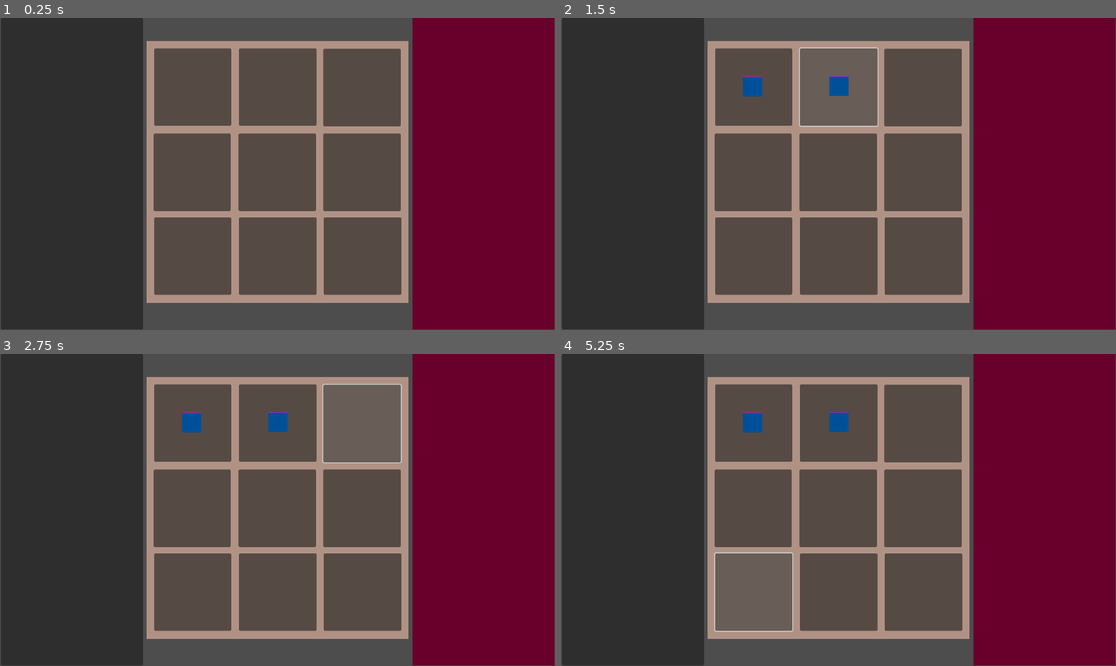
Above: before the commit, frames 1-4 (two rows, left to right).
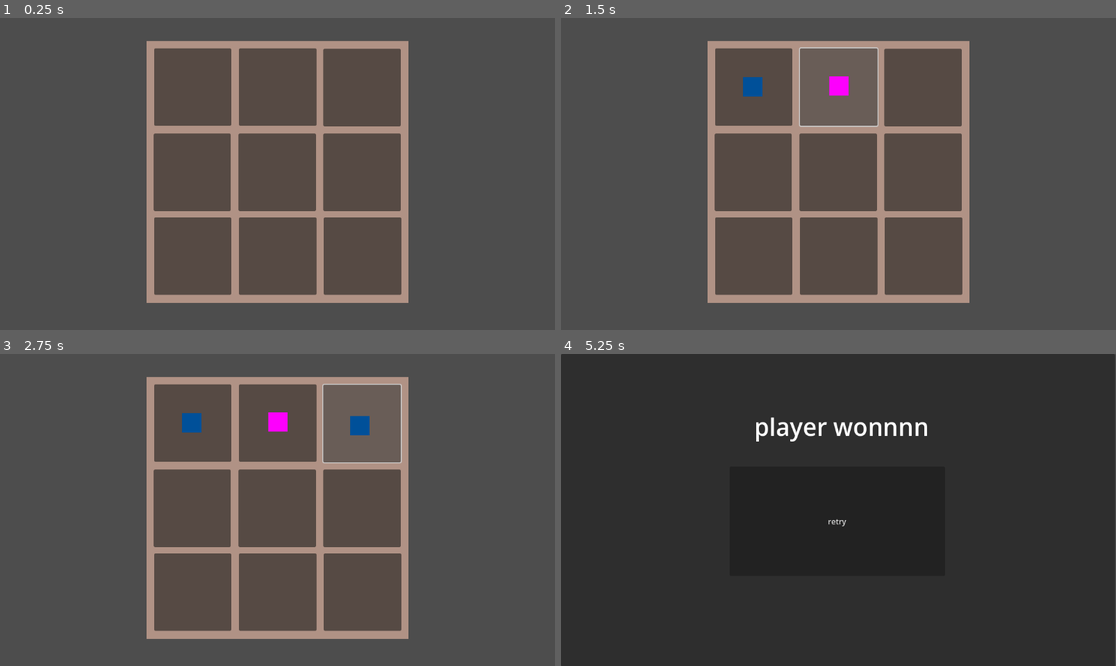
Above: after the commit, the same moments.

Repository: simigdalius/Simpleafgames
Game: Godot game, scene res://coop/tictactoe/tictactoe.tscn
The game is run twice, just before and just after one commit, with the same random seed, the same clock (stepped at 60 frames per second) and the same inputs. This scene is started directly instead of the project's main scene.
Inputs (mouse positions are in pixels of both pictures, inside the frame that each line leads up to):
- Up to frame 1 (0.25 s): no input
- Up to frame 2 (1.5 s): click (755, 86) at 0.5 s; click (838, 86) at 1.25 s
- Up to frame 3 (2.75 s): click (360, 422) at 2 s
- Up to frame 4 (5.25 s): click (755, 506) at 2.75 s; click (838, 506) at 3.5 s; click (921, 506) at 4.25 s; click (755, 591) at 5 s

The runs differ from the first frame. In frame 1, 51% of the frame differs, in the area x 0-100%, y 0-100%; in frame 2, 51%; in frame 3, 51%; in frame 4, 74%.

Commit message:
sxedon douleuei
opws egw ton kosmo

Diff:
--- a/coop/tictactoe/tictactoe.gd
+++ b/coop/tictactoe/tictactoe.gd
@@ -1,4 +1,7 @@
 extends Node2D
+
+var winner =0
+var count = 0
 
 var grammh1 = [0,0,0]
 var grammh2 = [0,0,0]
@@ -18,30 +21,160 @@
 
 
 func _on_button_0_0_pressed() -> void:
-	if Global.seira==0:
-		if grammh1[0]==0:
+	if grammh1[0] == 0:
+		if seira() == 1:
 			$Node2D/Panelkuklos.show()
-			Global.seira=1
-	if Global.seira==1:
-		if grammh1[0]==0:
+			grammh1[0] = 1
+			checkwinner()
+		else:
 			$Node2D/PanelX.show()
-			Global.seira=0
+			grammh1[0] = 2
+			checkwinner()
 
 
 func _on_button_0_1_pressed() -> void:
-	if Global.seira==0:
-		if grammh1[1]==0:
+	if grammh1[1] == 0:
+		if seira() == 1:
 			$Node2D/Panelkuklos2.show()
-			Global.seira=1
-	if Global.seira==1:
-		if grammh1[1]==0:
+			grammh1[1] = 1
+			checkwinner()
+		else:
 			$Node2D/PanelX2.show()
-			Global.seira=0
+			grammh1[1] = 2
+			checkwinner()
 
 
 func _on_button_0_2_pressed() -> void:
-	pass # Replace with function body.
+	if grammh1[2]== 0:
+		if seira() == 1:
+			$Node2D/Panelkuklos3.show()
+			grammh1[2] = 1
+			checkwinner()
+		else:
+			$Node2D/PanelX3.show()
+			grammh1[2] = 2
+			checkwinner()
 
 
 func _on_button_1_0_pressed() -> void:
-	pass # Replace with function body.
+	if grammh2[0]== 0:
+		if seira() == 1:
+			$Node2D/Panelkuklos4.show()
+			grammh2[0] = 1
+			checkwinner()
+		else:
+			$Node2D/PanelX4.show()
+			grammh2[0] = 2
+			checkwinner()
+
+func _on_button_1_1_pressed() -> void:
+	if grammh2[1]== 0:
+		if seira() == 1:
+			$Node2D/Panelkuklos5.show()
+			grammh2[1] = 1
+			checkwinner()
+		else:
+			$Node2D/PanelX5.show()
+			grammh2[1] = 2
+			checkwinner()
+
+
+func _on_button_1_2_pressed() -> void:
+	if grammh2[2]== 0:
+		if seira() == 1:
+			$Node2D/Panelkuklos6.show()
+			grammh2[2] = 1
+			checkwinner()
+		else:
+			$Node2D/PanelX6.show()
+			grammh2[2] = 2
+			checkwinner()
+
+
+func _on_button_1_3_pressed() -> void:
+	if grammh3[0]== 0:
+		if seira() == 1:
+			$Node2D/Panelkuklos7.show()
+			grammh3[0] = 1
+			checkwinner()
+		else:
+			$Node2D/PanelX7.show()
+			grammh3[0] = 2
+			checkwinner()
+
+
+func _on_button_1_4_pressed() -> void:
+	if grammh3[1]== 0:
+		if seira() == 1:
+			$Node2D/Panelkuklos8.show()
+			grammh3[1] = 1
+			checkwinner()
+		else:
+			$Node2D/PanelX8.show()
+			grammh3[1] = 2
+			checkwinner()
+
+
+func _on_button_1_5_pressed() -> void:
+	if grammh3[2]== 0:
+		if seira() == 1:
+			$Node2D/Panelkuklos9.show()
+			grammh3[2] = 1
+			checkwinner()
+		else:
+			$Node2D/PanelX9.show()
+			grammh3[2] = 2
+			checkwinner()
+
+
+func seira() -> int:
+	count=0
+	for i in range(3):
+		if grammh1[i]==1:
+			count= count + 1
+		if grammh1[i]==2:
+			count= count+1
+		if grammh2[i]==1:
+			count= count + 1
+		if grammh2[i]==2:
+			count= count+1
+		if grammh3[i]==1:
+			count= count + 1
+		if grammh3[i]==2:
+			count= count+1
+	if count%2==0:
+		return 2
+		pass
+	return 1
+	pass
+
+
+func checkwinner() -> void:
+	winner=0
+	if grammh1[0]==grammh1[1] and grammh1[2]==grammh1[0]:
+		winner=grammh1[0]
+	if grammh2[0]==grammh2[1] and grammh2[2]==grammh2[0]:
+		winner=grammh2[0]
+	if grammh3[0]==grammh3[1] and grammh3[2]==grammh3[0]:
+		winner=grammh3[0]
+
+
+	if grammh1[0]==grammh2[1] and grammh3[2]==grammh1[0]:
+		winner=grammh1[0]
+	if grammh1[2]==grammh2[1] and grammh3[0]==grammh1[2]:
+		winner=grammh1[2]
+
+
+	if grammh1[0]==grammh2[0] and grammh3[0]==grammh1[0]:
+		winner=grammh1[0]
+	if grammh1[1]==grammh2[1] and grammh3[1]==grammh1[1]:
+		winner=grammh1[1]
+	if grammh1[2]==grammh2[2] and grammh3[2]==grammh1[2]:
+		winner=grammh1[2]
+
+	if winner==1:
+		get_tree().change_scene_to_file("res://coop/tictactoe/winner.tscn")
+	if winner==2:
+		get_tree().change_scene_to_file("res://coop/tictactoe/winner.tscn")
+	if winner==0:
+		return
--- a/coop/tictactoe/tictactoe.tscn
+++ b/coop/tictactoe/tictactoe.tscn
@@ -1,12 +1,9 @@
-[gd_scene load_steps=6 format=3 uid="uid://brukjjtmdw02e"]
+[gd_scene load_steps=5 format=3 uid="uid://brukjjtmdw02e"]
 
 [ext_resource type="Script" path="res://coop/tictactoe/tictactoe.gd" id="1_lv6n3"]
 
 [sub_resource type="StyleBoxFlat" id="StyleBoxFlat_tj1m7"]
 bg_color = Color(0.68975, 0.571446, 0.51955, 1)
-
-[sub_resource type="StyleBoxFlat" id="StyleBoxFlat_mj5r4"]
-bg_color = Color(0.410076, 0, 0.169679, 1)
 
 [sub_resource type="StyleBoxFlat" id="StyleBoxFlat_hc35u"]
 bg_color = Color(0.992062, 0.00081187, 0.992056, 1)
@@ -80,22 +77,10 @@
 offset_right = 833.0
 offset_bottom = 575.0
 
-[node name="scoreandturns" type="Node2D" parent="."]
-
-[node name="Panel" type="Panel" parent="scoreandturns"]
-offset_left = 856.0
-offset_right = 1151.0
-offset_bottom = 647.0
-theme_override_styles/panel = SubResource("StyleBoxFlat_mj5r4")
-
-[node name="Panel2" type="Panel" parent="scoreandturns"]
-offset_left = 2.0
-offset_right = 297.0
-offset_bottom = 647.0
-
 [node name="Node2D" type="Node2D" parent="."]
 
 [node name="Panelkuklos" type="Panel" parent="Node2D"]
+visible = false
 offset_left = 378.0
 offset_top = 122.0
 offset_right = 418.0
@@ -103,6 +88,7 @@
 theme_override_styles/panel = SubResource("StyleBoxFlat_hc35u")
 
 [node name="PanelX" type="Panel" parent="Node2D"]
+visible = false
 offset_left = 378.0
 offset_top = 123.0
 offset_right = 418.0
@@ -110,6 +96,7 @@
 theme_override_styles/panel = SubResource("StyleBoxFlat_7km8o")
 
 [node name="Panelkuklos2" type="Panel" parent="Node2D"]
+visible = false
 offset_left = 557.0
 offset_top = 121.0
 offset_right = 597.0
@@ -117,13 +104,131 @@
 theme_override_styles/panel = SubResource("StyleBoxFlat_hc35u")
 
 [node name="PanelX2" type="Panel" parent="Node2D"]
+visible = false
 offset_left = 557.0
 offset_top = 122.0
 offset_right = 597.0
 offset_bottom = 162.0
 theme_override_styles/panel = SubResource("StyleBoxFlat_7km8o")
 
+[node name="Panelkuklos3" type="Panel" parent="Node2D"]
+visible = false
+offset_left = 727.0
+offset_top = 128.0
+offset_right = 767.0
+offset_bottom = 168.0
+theme_override_styles/panel = SubResource("StyleBoxFlat_hc35u")
+
+[node name="PanelX3" type="Panel" parent="Node2D"]
+visible = false
+offset_left = 727.0
+offset_top = 129.0
+offset_right = 767.0
+offset_bottom = 169.0
+theme_override_styles/panel = SubResource("StyleBoxFlat_7km8o")
+
+[node name="Panelkuklos4" type="Panel" parent="Node2D"]
+visible = false
+offset_left = 379.0
+offset_top = 295.0
+offset_right = 419.0
+offset_bottom = 335.0
+theme_override_styles/panel = SubResource("StyleBoxFlat_hc35u")
+
+[node name="PanelX4" type="Panel" parent="Node2D"]
+visible = false
+offset_left = 379.0
+offset_top = 296.0
+offset_right = 419.0
+offset_bottom = 336.0
+theme_override_styles/panel = SubResource("StyleBoxFlat_7km8o")
+
+[node name="Panelkuklos5" type="Panel" parent="Node2D"]
+visible = false
+offset_left = 551.0
+offset_top = 298.0
+offset_right = 591.0
+offset_bottom = 338.0
+theme_override_styles/panel = SubResource("StyleBoxFlat_hc35u")
+
+[node name="PanelX5" type="Panel" parent="Node2D"]
+visible = false
+offset_left = 551.0
+offset_top = 299.0
+offset_right = 591.0
+offset_bottom = 339.0
+theme_override_styles/panel = SubResource("StyleBoxFlat_7km8o")
+
+[node name="Panelkuklos6" type="Panel" parent="Node2D"]
+visible = false
+offset_left = 724.0
+offset_top = 300.0
+offset_right = 764.0
+offset_bottom = 340.0
+theme_override_styles/panel = SubResource("StyleBoxFlat_hc35u")
+
+[node name="PanelX6" type="Panel" parent="Node2D"]
+visible = false
+offset_left = 724.0
+offset_top = 301.0
+offset_right = 764.0
+offset_bottom = 341.0
+theme_override_styles/panel = SubResource("StyleBoxFlat_7km8o")
+
+[node name="Panelkuklos7" type="Panel" parent="Node2D"]
+visible = false
+offset_left = 378.0
+offset_top = 474.0
+offset_right = 418.0
+offset_bottom = 514.0
+theme_override_styles/panel = SubResource("StyleBoxFlat_hc35u")
+
+[node name="PanelX7" type="Panel" parent="Node2D"]
+visible = false
+offset_left = 378.0
+offset_top = 475.0
+offset_right = 418.0
+offset_bottom = 515.0
+theme_override_styles/panel = SubResource("StyleBoxFlat_7km8o")
+
+[node name="Panelkuklos8" type="Panel" parent="Node2D"]
+visible = false
+offset_left = 544.0
+offset_top = 478.0
+offset_right = 584.0
+offset_bottom = 518.0
+theme_override_styles/panel = SubResource("StyleBoxFlat_hc35u")
+
+[node name="PanelX8" type="Panel" parent="Node2D"]
+visible = false
+offset_left = 544.0
+offset_top = 479.0
+offset_right = 584.0
+offset_bottom = 519.0
+theme_override_styles/panel = SubResource("StyleBoxFlat_7km8o")
+
+[node name="Panelkuklos9" type="Panel" parent="Node2D"]
+visible = false
+offset_left = 731.0
+offset_top = 478.0
+offset_right = 771.0
+offset_bottom = 518.0
+theme_override_styles/panel = SubResource("StyleBoxFlat_hc35u")
+
+[node name="PanelX9" type="Panel" parent="Node2D"]
+visible = false
+offset_left = 731.0
+offset_top = 479.0
+offset_right = 771.0
+offset_bottom = 519.0
+theme_override_styles/panel = SubResource("StyleBoxFlat_7km8o")
+
 [connection signal="pressed" from="map/Button0_0" to="." method="_on_button_0_0_pressed"]
 [connection signal="pressed" from="map/Button0_1" to="." method="_on_button_0_1_pressed"]
 [connection signal="pressed" from="map/Button0_2" to="." method="_on_button_0_2_pressed"]
 [connection signal="pressed" from="map/Button1_0" to="." method="_on_button_1_0_pressed"]
+[connection signal="pressed" from="map/Button1_1" to="." method="_on_button_1_1_pressed"]
+[connection signal="pressed" from="map/Button1_2" to="." method="_on_button_1_2_pressed"]
+[connection signal="pressed" from="map/Button1_3" to="." method="_on_button_1_3_pressed"]
+[connection signal="pressed" from="map/Button1_4" to="." method="_on_button_1_4_pressed"]
+[connection signal="pressed" from="map/Button1_5" to="." method="_on_button_1_5_pressed"]
--- /dev/null
+++ b/coop/tictactoe/winner.gd
@@ -0,0 +1,15 @@
+extends Control
+
+
+# Called when the node enters the scene tree for the first time.
+func _ready() -> void:
+	pass # Replace with function body.
+
+
+# Called every frame. 'delta' is the elapsed time since the previous frame.
+func _process(delta: float) -> void:
+	pass
+
+
+func _on_button_pressed() -> void:
+	get_tree().reload_current_scene()
--- /dev/null
+++ b/coop/tictactoe/winner.tscn
@@ -0,0 +1,38 @@
+[gd_scene load_steps=2 format=3 uid="uid://cdxjjrx030pb8"]
+
+[ext_resource type="Script" path="res://coop/tictactoe/winner.gd" id="1_rqwje"]
+
+[node name="winner" type="Control"]
+layout_mode = 3
+anchors_preset = 15
+anchor_right = 1.0
+anchor_bottom = 1.0
+grow_horizontal = 2
+grow_vertical = 2
+script = ExtResource("1_rqwje")
+
+[node name="Panel" type="Panel" parent="."]
+layout_mode = 0
+offset_right = 1150.0
+offset_bottom = 649.0
+
+[node name="Label" type="Label" parent="Panel"]
+layout_mode = 0
+offset_left = 168.0
+offset_top = 59.0
+offset_right = 998.0
+offset_bottom = 242.0
+theme_override_font_sizes/font_size = 50
+text = "player wonnnn"
+horizontal_alignment = 1
+vertical_alignment = 1
+
+[node name="Button" type="Button" parent="."]
+layout_mode = 0
+offset_left = 350.0
+offset_top = 234.0
+offset_right = 797.0
+offset_bottom = 461.0
+text = "retry"
+
+[connection signal="pressed" from="Button" to="." method="_on_button_pressed"]
